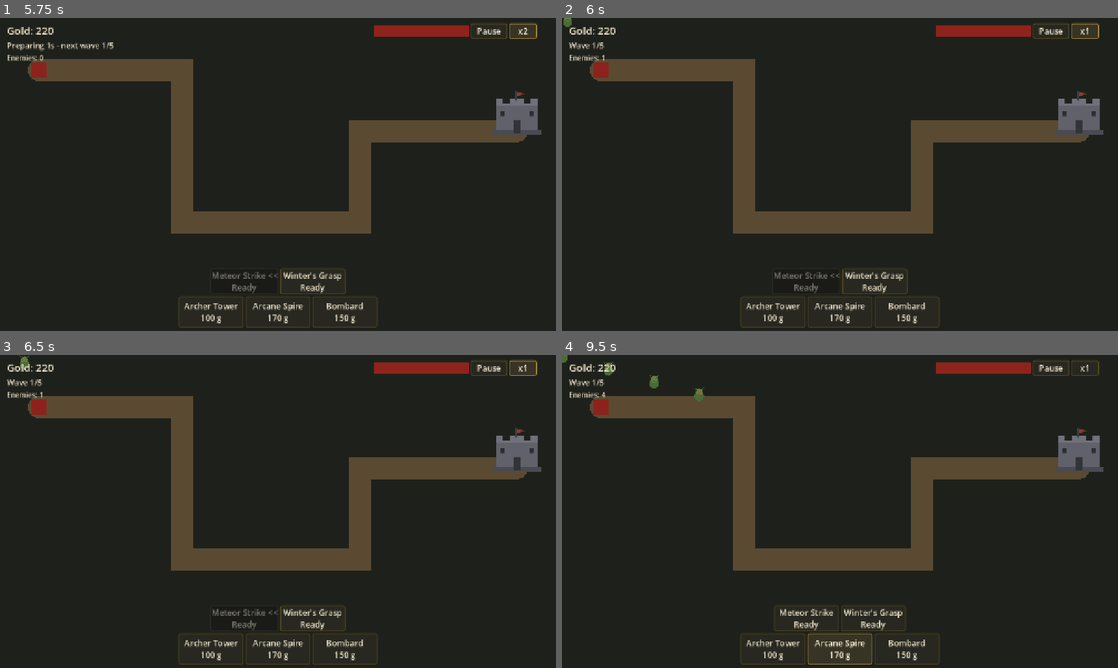
Above: before the commit, frames 1-4 (two rows, left to right).
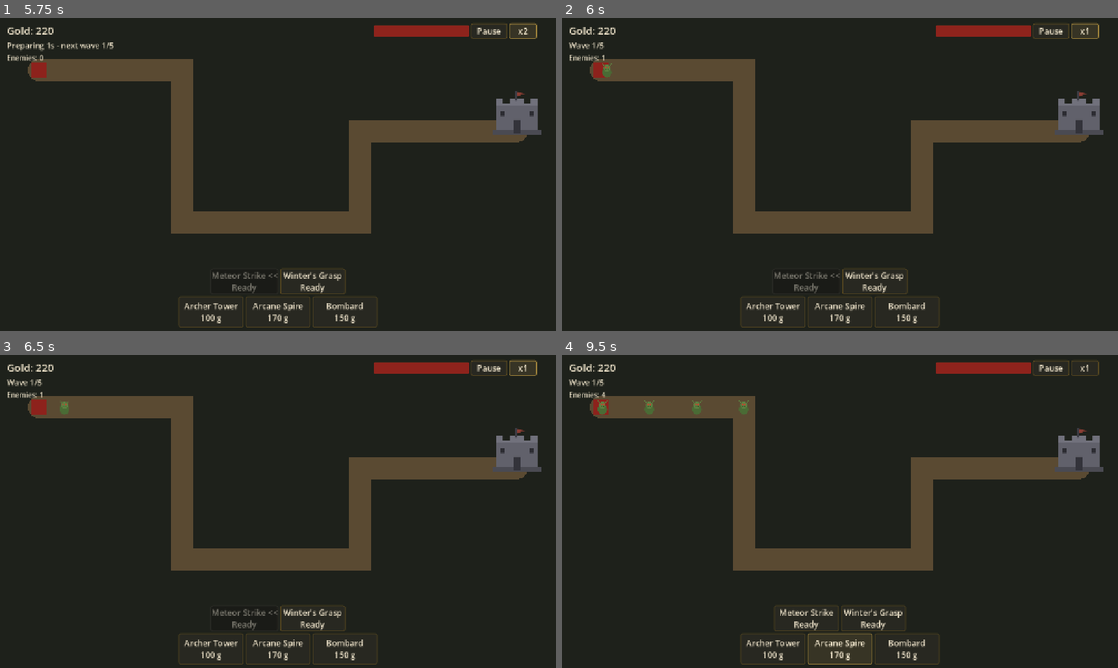
Above: after the commit, the same moments.

Repository: ybagheri/godot-tower-defense
Game: Godot game, scene res://scenes/ui/main_menu.tscn
Same seed, same stepped clock (60 frames per second), same inputs: the game is played once before the commit and once after it.
Inputs:
- Up to frame 1 (5.75 s): click "1. The Test Range ..." at 0.5 s; click "Meteor Strike Ready" at 1.25 s; click "Winter's Grasp Ready" at 2 s; click "Meteor Strike Ready" at 2.75 s; click "Winter's Grasp Ready" at 3.5 s; click "Meteor Strike Ready" at 4.25 s; click "x1" at 5 s
- Up to frame 2 (6 s): click "x2" at 5.75 s
- Up to frame 3 (6.5 s): no input
- Up to frame 4 (9.5 s): click "Archer Tower 100 g" at 6.5 s; click "Meteor Strike Ready" at 7.25 s; click "Arcane Spire 170 g" at 8 s; click "Arcane Spire 170 g <<" at 8.75 s

Frame 1 is identical in both runs. In frame 2, less than 0.1% of the frame differs, in the area x 0-9%, y 0-20%; in frame 3, 0.1%; in frame 4, 0.4%, in the area x 0-34%, y 0-20%.

Commit message:
fix(gameplay): spawn enemies on the first waypoint
EnemyFactory.create never set entity.position, so enemies started at container origin and walked diagonally until intercepting waypoints[1] - on device this read as enemies leaving the path between spawn and its first turn. Regression tests cover spawn position and advance along the first segment.

Diff:
--- a/scripts/factories/enemy_factory.gd
+++ b/scripts/factories/enemy_factory.gd
@@ -39,6 +39,11 @@
 	entity.add_component(movement)
 	movement.setup(path, definition.speed)
 
+	# Spawn ON the route: without this the entity sits at container origin
+	# (0,0) until advance() walks it diagonally toward waypoints[1], which
+	# read on-device as enemies leaving the path until its first turn.
+	entity.position = path.first_waypoint()
+
 	var loot := LootComponent.new()
 	entity.add_component(loot)
 	loot.configure(definition.reward_gold, definition.damage_to_castle)
--- a/tests/unit/factory_test.gd
+++ b/tests/unit/factory_test.gd
@@ -62,6 +62,25 @@
 	enemy.free()
 
 
+func test_enemy_spawns_on_first_waypoint() -> void:
+	route.waypoints = PackedVector2Array([Vector2(120, 80), Vector2(50, 0)])
+	var enemy := EnemyFactory.create(goblin, route)
+	assert_not_null(enemy, "entity created")
+	assert_eq(route.first_waypoint(), enemy.position,
+			"spawned on route start, never at container origin")
+	enemy.free()
+
+
+func test_spawn_advances_along_first_segment() -> void:
+	var enemy := EnemyFactory.create(goblin, route)
+	var movement: MovementComponent = enemy.get_component(MovementComponent)
+	movement.advance(0.2)
+	assert_almost_eq(11.0, enemy.position.x, 0.001,
+			"advanced along segment start->waypoint[1] (55 px/s * 0.2 s)")
+	assert_almost_eq(0.0, enemy.position.y, 0.001, "stays on the path line")
+	enemy.free()
+
+
 func test_tower_factory_configures_combat() -> void:
 	var built_events := [0]
 	EventBus.subscribe(GameEvents.TOWER_BUILT, func(_p: Dictionary) -> void:
